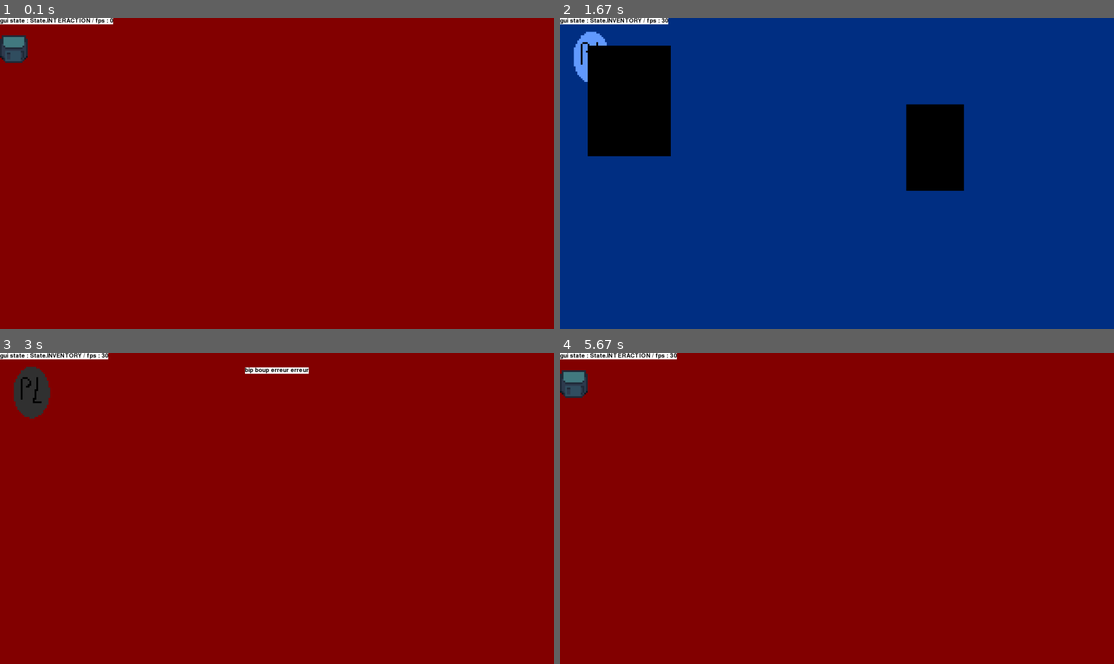
Above: before the commit, frames 1-4 (two rows, left to right).
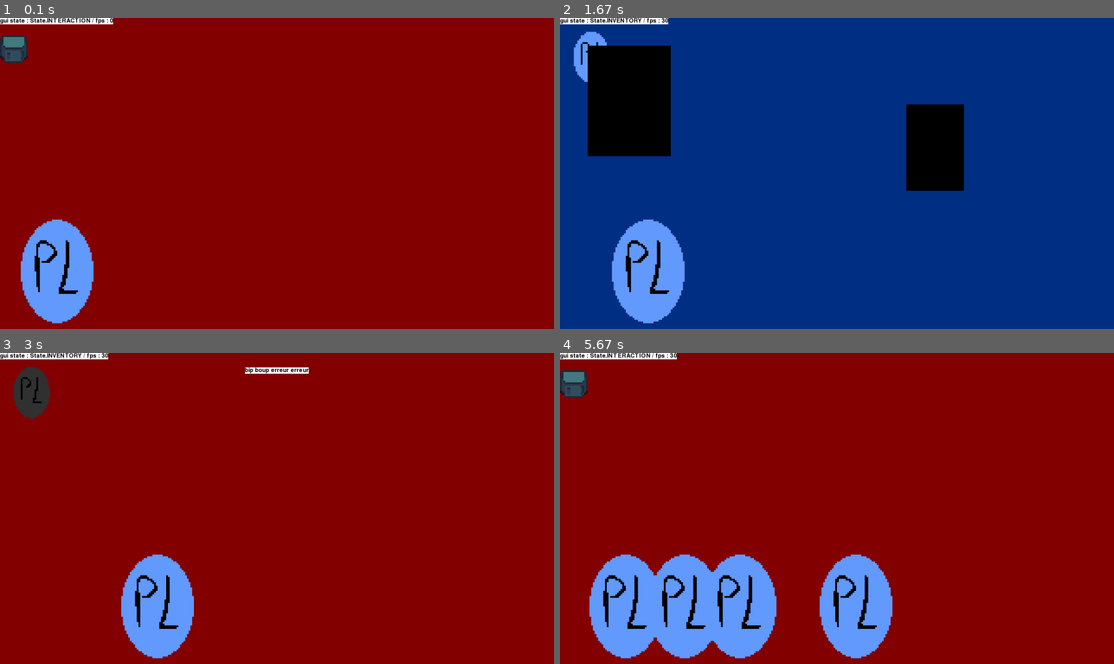
Above: after the commit, the same moments.

Repository: PouchyCorp/TrophNSI
Game: pygame game, started from sources/main.py
Two runs of this game, one before a commit and one after it. Both use one fixed random seed, a clock stepped at 60 frames per second and the inputs below.
Inputs (mouse positions are in pixels of both pictures, inside the frame that each line leads up to):
- Up to frame 1 (0.1 s): no input
- Up to frame 2 (1.67 s): hold N 0.33-0.8 s; hold Up 0.33-0.8 s; move the mouse to (814, 189) at 0.37 s; hold Up 0.83-1.3 s; tap Space at 0.9, 1.2, 1.4 s; tap B at 0.98 s; hold Down 1.33-1.63 s
- Up to frame 3 (3 s): click (33, 393) at 1.72 s; click (38, 576) at 2.05 s; click (72, 576) at 2.38 s; hold Up from 2.67 s (still down); tap Space at 2.73 s
- Up to frame 4 (5.67 s): release Up at 3.03 s; hold Down 3.07-3.43 s; tap Space at 3.13, 3.53, 3.87, 4.2, 4.6, 5, 5.33 s; tap B at 3.22, 4.28, 5.42 s; hold Up 3.47-3.77 s; hold Down 3.8-4.1 s; hold Up 4.13-4.5 s; hold Down 4.53-4.9 s; hold Up 4.93-5.23 s; hold Down 5.27-5.57 s; hold Up from 5.6 s (still down)

The runs differ from the first frame. In frame 1, 3.4% of the frame differs, in the area x 3-17%, y 64-99%; in frame 2, 3.4%; in frame 3, 3.4%; in frame 4, 13%, in the area x 5-60%, y 64-99%.

Commit message:
bots inline

Diff:
--- a/sources/main.py
+++ b/sources/main.py
@@ -15,6 +15,7 @@
 from objects.inventory import Inventory
 from objects.coord import Coord
 from objects.build_mode import Build_mode, Destruction_mode
+from objects.bot import Bot, Hivemind
 
 '''
 def draw_grid():
@@ -47,6 +48,10 @@
 current_room = R1
 gui_state = State.INTERACTION
 popups : list[Popup] = []
+
+#test hivemind
+hivemind = Hivemind(60,1800)
+hivemind.add_bot()
 
 inventory : Inventory = Inventory()
 #inventory.inv.append(Placeable('654564231',Coord(1,(121,50)), sprite.P1))
@@ -95,6 +100,12 @@
 
                     case pg.K_DOWN:
                         current_room = eval('R'+str(current_room.num-1))
+
+                    case pg.K_b:
+                        hivemind.add_bot()
+
+                    case pg.K_n:
+                        hivemind.free_last_bot()
 
             if event.type == pg.MOUSEBUTTONUP:
 
@@ -147,6 +158,16 @@
             build_mode.show_hologram(WIN, mouse_pos)
             build_mode.show_room_holograms(WIN, current_room)
 
+        """
+        for x in hivemind.x_lookup_table:
+            rect = sprite.P3.get_rect()
+            rect.x = x
+            pg.draw.rect(WIN, "red", rect)
+        """
+        hivemind.order_bots()
+        hivemind.update_bot_orders()
+        hivemind.draw(WIN)
+
         #drawed last
         render_popups()
         pg.display.flip()
--- a/sources/objects/bot.py
+++ b/sources/objects/bot.py
@@ -1,5 +1,6 @@
 from enum import Enum, auto
 from coord import Coord
+from pygame import Surface
 import sprite
 
 class Bot_states(Enum):
@@ -9,9 +10,52 @@
 
 possible_reaction = ['waw', 'bof', 'uwu', 'owo', 'noob']
 
+class Hivemind:
+    def __init__(self, line_start, line_stop) -> None:
+        """supreme entity governing the bots
+            All hail the hivemind"""
+        self.bots : list[Bot | str] = ["empty","empty","empty","empty", "empty", "empty"]
+        self.line_start = line_start
+        self.line_stop = line_stop
+
+        assert self.line_stop > self.line_start, "stop before start"
+
+        step = (self.line_stop - self.line_start) // len(self.bots)
+        self.x_lookup_table = [(step*i)+self.line_start for i in range(len(self.bots))]
+
+        self.queued_bot_movement : dict[Bot: int] = {}
+
+    def add_bot(self):
+        if self.bots[0] is Bot:
+            print("can't add another bot")
+            return
+        else:
+            self.bots[0] = Bot(Coord(1, (self.line_start,700)))
+
+    def free_last_bot(self):
+        self.bots[-1] = "empty"
+
+    def update_bot_orders(self):
+        for bot in self.queued_bot_movement:
+            bot.move_to(self.queued_bot_movement[bot])
+
+    def order_bots(self):
+        #print(self.bots)
+        for i in range(len(self.bots)-1):
+            if type(self.bots[i]) == Bot and type(self.bots[i+1]) != Bot:
+                print(f"moving bot to {self.x_lookup_table[i+1]}")
+                self.queued_bot_movement[self.bots[i]] = self.x_lookup_table[i+1]
+                self.bots[i], self.bots[i+1] = self.bots[i+1], self.bots[i]
+
+    def draw(self, win : Surface):
+        for bot in self.bots:
+            if type(bot) == Bot:
+                bot.draw(win)
+
 class Bot:
-    def __init__(self) -> None:
-        self.coord = Coord(1, (700,700))
+    def __init__(self, coord) -> None:
+        self.coord = coord
+        self.coord.xy = self.coord.get_pixel_perfect()
         self.state = Bot_states.WAIT_INLINE
         self.__move_cntr = 0
         self.move_dir = "RIGHT"
@@ -33,11 +77,38 @@
     def wait_inline(self, other_bots_inline : list):
         pass
 
-    def move_to(self, dest_x):
-        if self.__move_cntr >= 10:
-            self.coord = Coord(self.coord.room_num, (self.coord.x+6, self.coord.y))
+    def move_to(self, target_x):
+        target_x -= target_x%6
+
+        assert target_x%6 == 0, "destination not pixel-perfect"
+
+        if self.__move_cntr >= 0:
+            if self.coord.x < target_x:
+                self.move_dir = "RIGHT"
+                self.coord = Coord(self.coord.room_num, (self.coord.x+6, self.coord.y))
+
+            elif self.coord.x > target_x:
+                self.move_dir = "LEFT"
+                self.coord = Coord(self.coord.room_num, (self.coord.x-6, self.coord.y))
+
+            else:
+                #do nothing if already on target
+                return
+
+            self.__move_cntr = 0
+
         else:
             self.__move_cntr += 1
 
     def react():
         pass
+
+    def draw(self, win : Surface):
+        win.blit(self.sprite, self.coord.xy)
+
+    def __repr__(self):
+        return str(self.__dict__)
+
+#tests
+#if __name__ == '__main__':
+#
